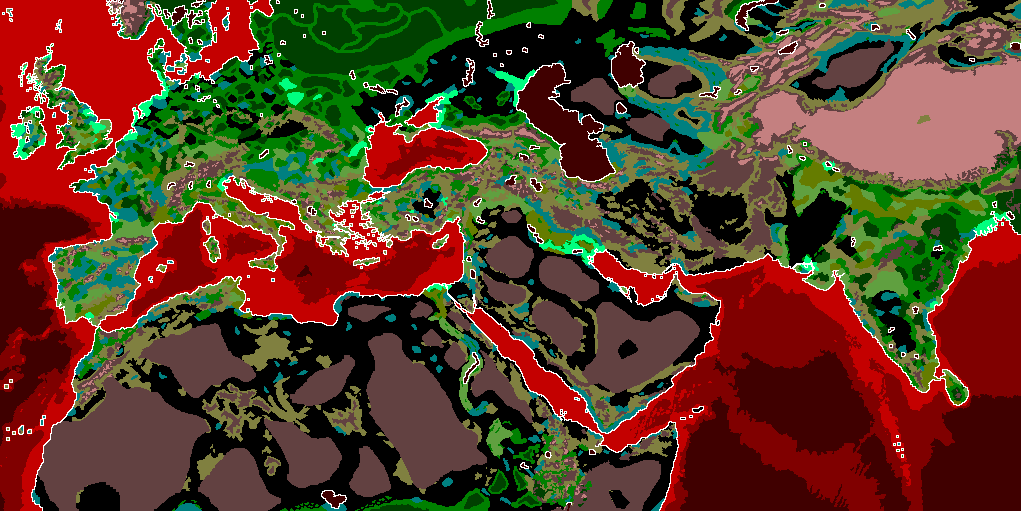
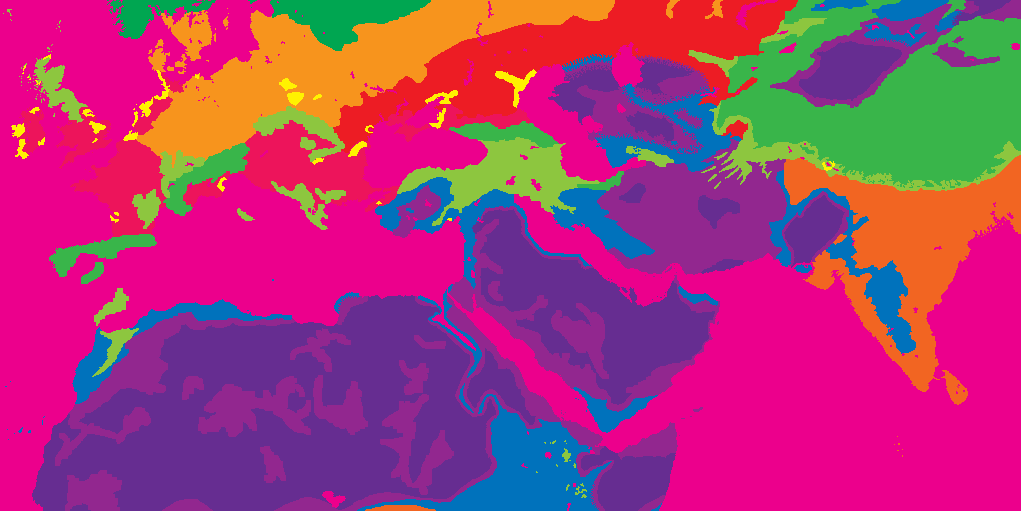
The second (1021, 511) image is a revision of the first. Changes to its layers:
hid "map_ground_types_blocked_access" over bbox(25, 0, 1020, 511)
hid "map_ground_types", painted on it over bbox(0, 0, 1021, 511)
showed "map_climates" over bbox(0, 0, 1021, 511)
